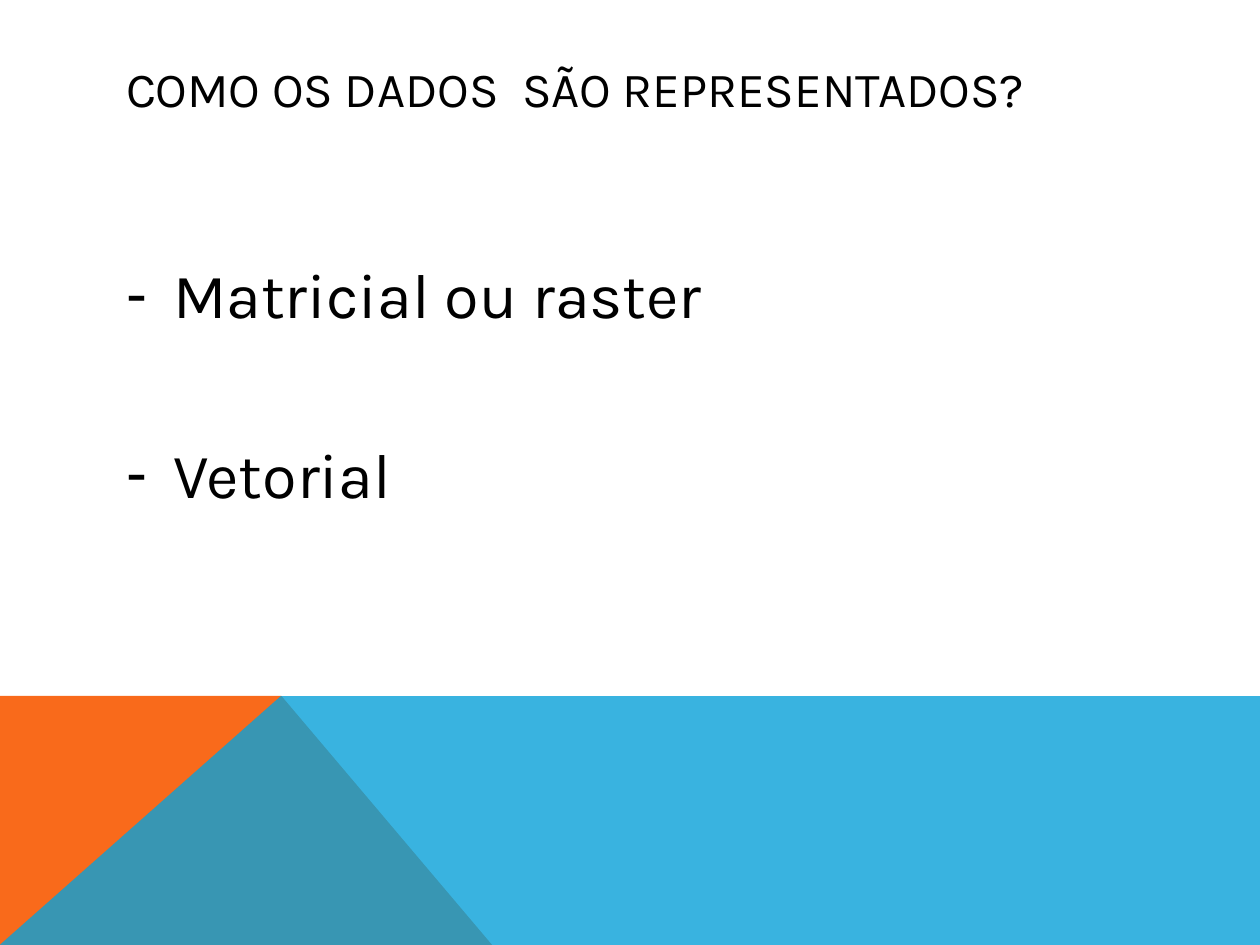
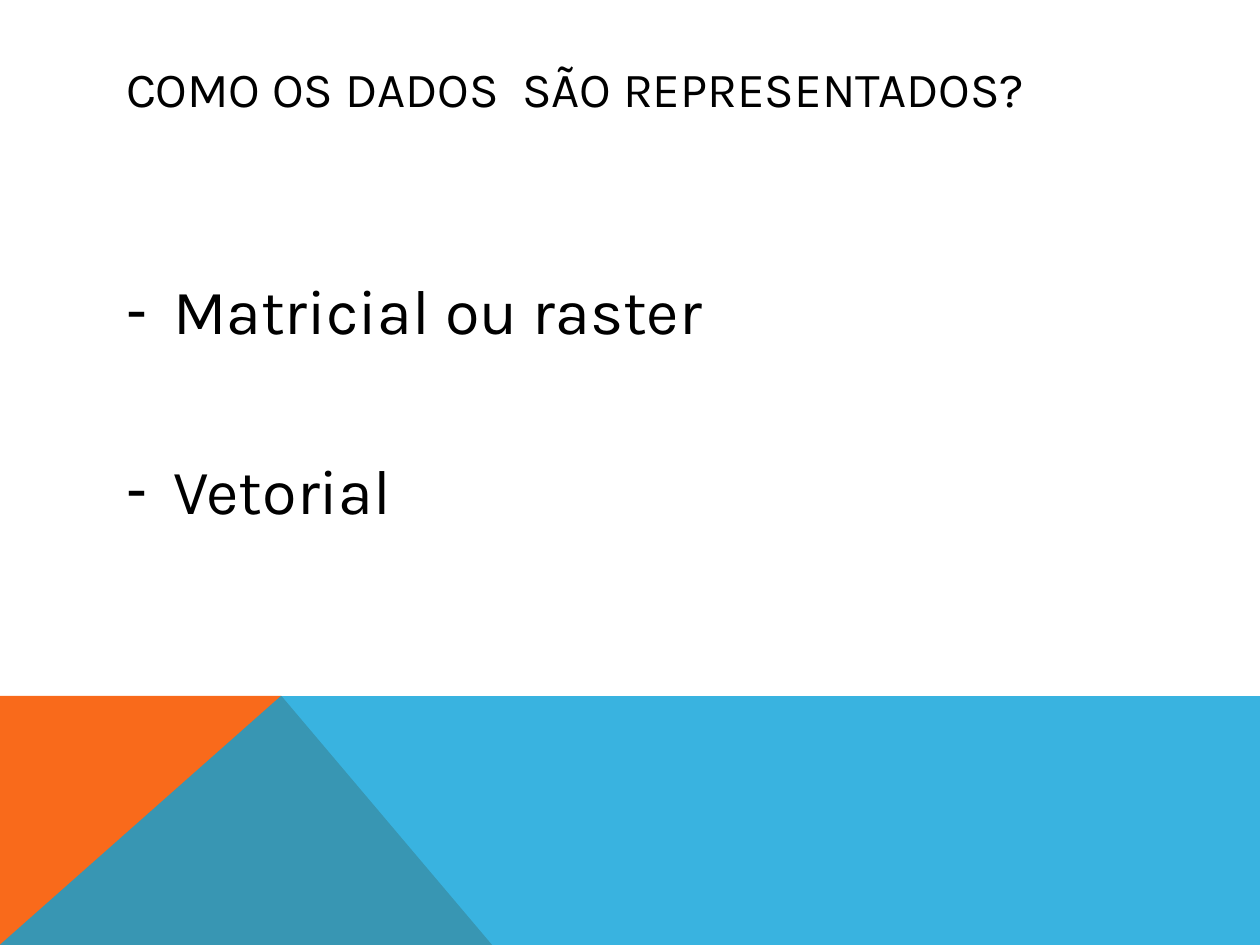
Before and after one commit to ViniciusConsultor/sisvet, a slide deck: slide 4 of Banco Geográfico/BANCO DE DADOS GEOGRAFICO.pptx. Drawn at 1260x945 pixels with LibreOffice and Linux fonts; fonts in the diff are those of the drawing. Boxes give left, top, right and bottom in pixels: in the first picture for what was removed or moved away, otherwise in the second. Text is boxed around its words. In the diff, an @@ line names an element or a change of style, - is before the commit and + after.

Commit message:
correção na apresentação BANCO DE DADOS GEOGRAFICO.pptx

```diff
--- a/Banco Geográfico/BANCO DE DADOS GEOGRAFICO.pptx
+++ b/Banco Geográfico/BANCO DE DADOS GEOGRAFICO.pptx
@@ text "Matricial ou raster": place and size @@
-text "Matricial ou raster" at (173,274,701,499)
+text "Matricial ou raster" at (173,290,702,515)
```
Also in this commit, not shown: 6 other slides changed.
